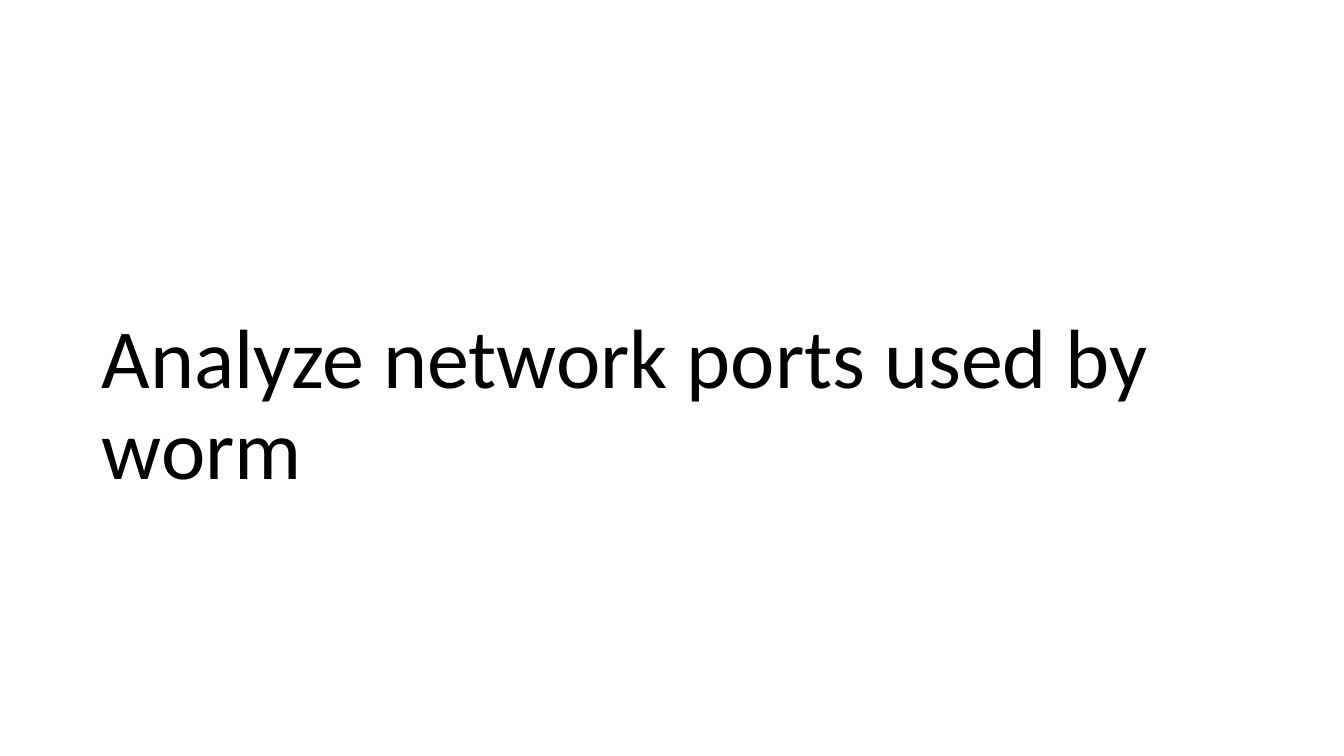
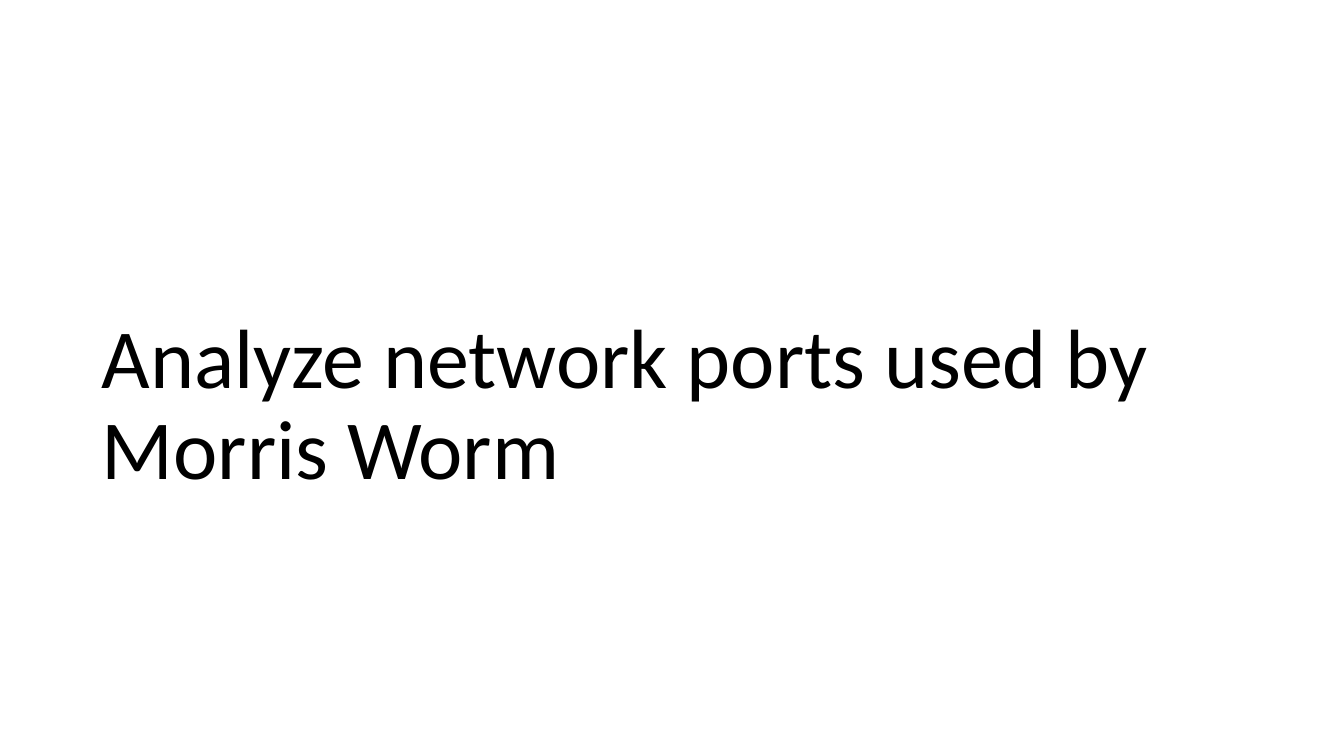
Before and after one commit to frankwxu/digital-forensics-lab, a slide deck: slide 13 of Morris_Worm/Morris_Forensics.pptx (slide 3 before the commit). Drawn at 1344x756 pixels with LibreOffice and Linux fonts; fonts in the diff are those of the drawing; background and template pictures are left out. Boxes give left, top, right and bottom in pixels: in the first picture for what was removed or moved away, otherwise in the second. Text is boxed around its words. In the diff, an @@ line names an element or a change of style, - is before the commit and + after.

```diff
--- a/Morris_Worm/Morris_Forensics.pptx
+++ b/Morris_Worm/Morris_Forensics.pptx
@@ title at bbox=[102, 329, 1148, 480]: text changed @@
-Analyze network ports used by worm
+Analyze network ports used by Morris Worm
```
Also in this commit, not shown: 2 other slides changed, 10 slides added, 1 other file.
